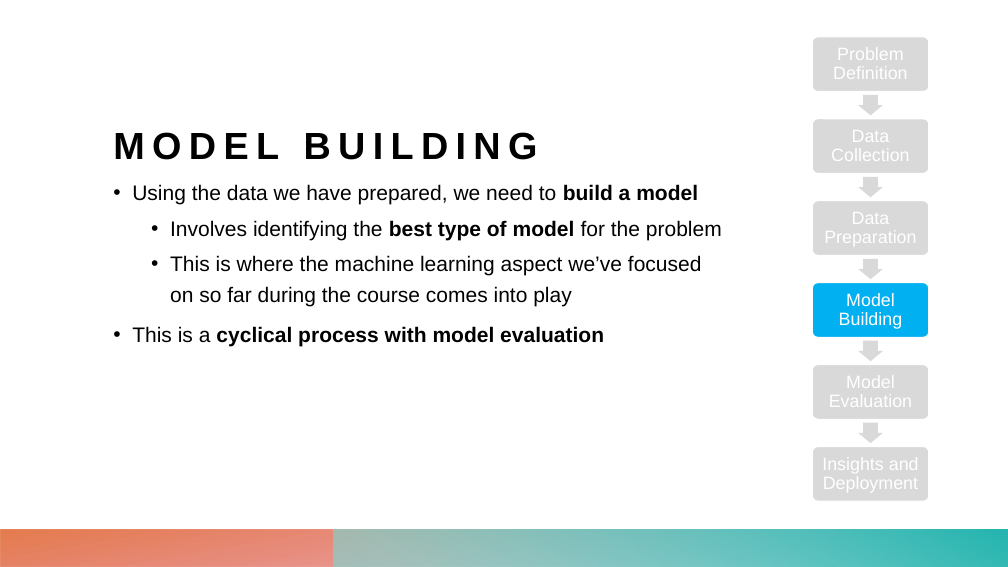
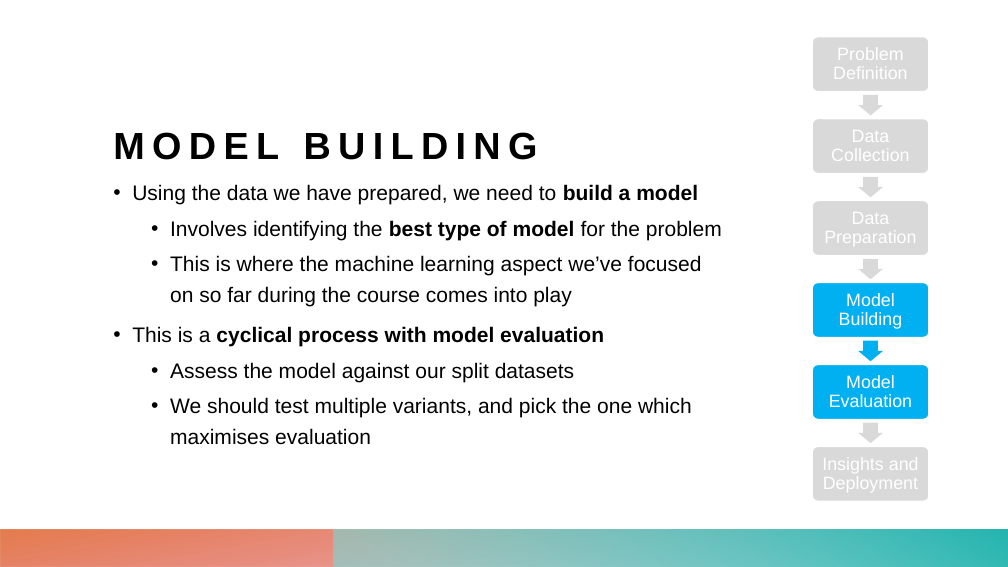
Before and after one commit to TataAndBigData/Practical-ML-DS, a slide deck: slide 9 of Chapter 2. Python for Data Scientists/Module 0. Introduction to Data Science/Intro_to_Data_Science.pptx. Drawn at 1008x567 pixels with LibreOffice and Linux fonts; fonts in the diff are those of the drawing. Boxes give left, top, right and bottom in pixels: in the first picture for what was removed or moved away, otherwise in the second. Text is boxed around its words. In the diff, an @@ line names an element or a change of style, - is before the commit and + after.

```diff
--- a/Chapter 2. Python for Data Scientists/Module 0. Introduction to Data Science/Intro_to_Data_Science.pptx
+++ b/Chapter 2. Python for Data Scientists/Module 0. Introduction to Data Science/Intro_to_Data_Science.pptx
@@ right arrow at (858,341,883,361): fill #D9D9D9 to #00B0F0 @@
@@ text at (170,362,692,445): paragraphs added @@
+  • Assess the model against our split datasets
+  • We should test multiple variants, and pick the one which
+    maximises evaluation
@@ rounded rectangle at (813,364,929,419): fill #D9D9D9 to #00B0F0 @@
```
Also in this commit, not shown: 2 slides added, 7 other files.
